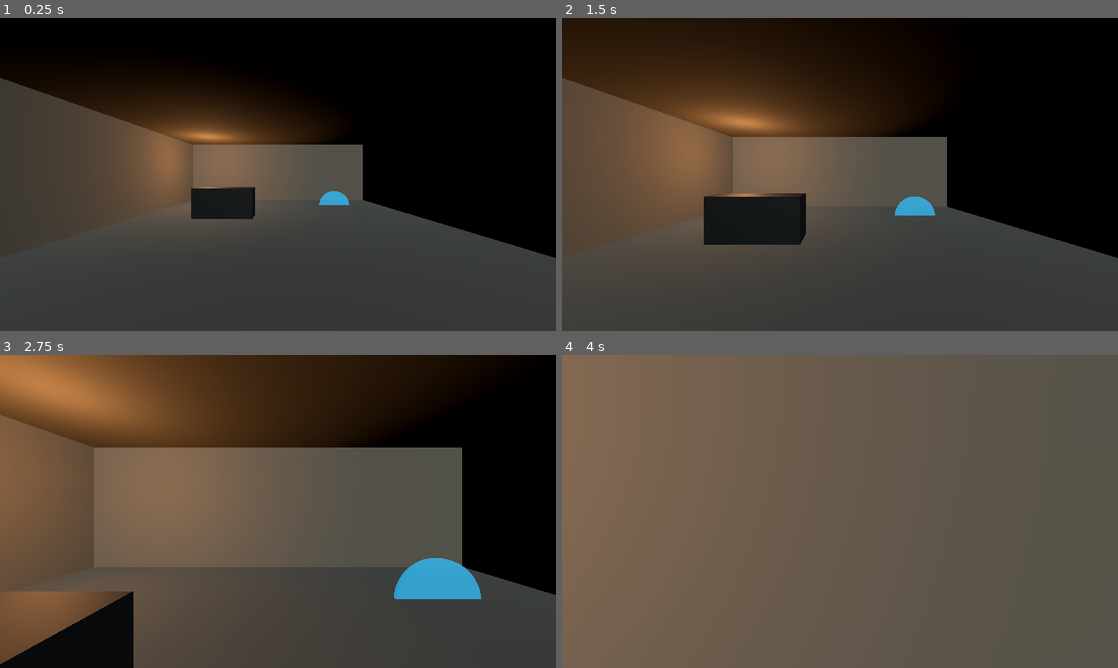
Above: before the commit, frames 1-4 (two rows, left to right).
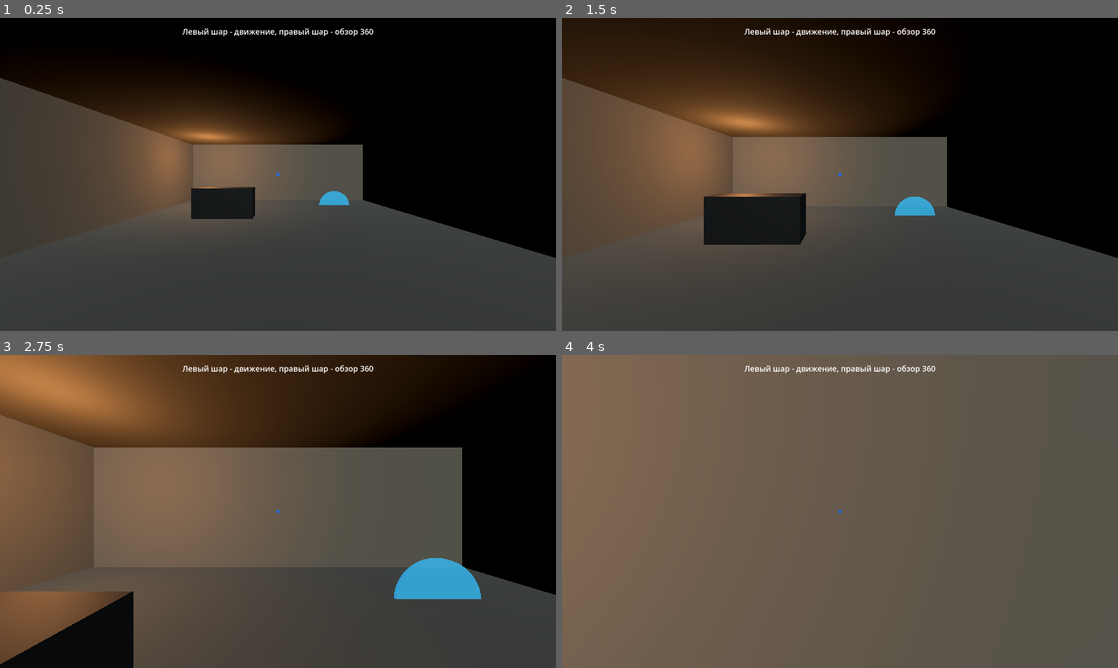
Above: after the commit, the same moments.

Repository: mallstorm/VirtualExplorer3d
Game: Godot game, scene res://scenes/Main.tscn
Same seed, same stepped clock (60 frames per second), same inputs: the game is played once before the commit and once after it.
Inputs (mouse positions are in pixels of both pictures, inside the frame that each line leads up to):
- Up to frame 1 (0.25 s): no input
- Up to frame 2 (1.5 s): tap Enter at 0.5 s; move the mouse to (867, 174) at 0.52 s; hold W (move_forward) from 0.53 s (still down); tap E (interact) at 0.6, 1.35 s; move the mouse to (812, 174) at 1.27 s
- Up to frame 3 (2.75 s): keep holding W (move_forward); move the mouse to (289, 505) at 2.02 s; tap G (toggle_gyro) at 2.1 s; tap E (interact) at 2.3 s
- Up to frame 4 (4 s): keep holding W (move_forward); move the mouse to (834, 517) at 2.77 s; tap V (toggle_vr) at 2.85 s; tap E (interact) at 3.05, 3.8 s; move the mouse to (878, 514) at 3.52 s; tap Enter at 3.6 s

The runs differ from the first frame. In frame 1, 0.4% of the frame differs, in the area x 32-68%, y 3-51%; in frame 2, 0.4%; in frame 3, 0.4%; in frame 4, 0.3%.

Commit message:
Добавить landscape управление Android

Diff:
--- a/Core/InputManager/input_manager.gd
+++ b/Core/InputManager/input_manager.gd
@@ -13,13 +13,11 @@
 
 var touch_move := Vector2.ZERO
 var touch_look := Vector2.ZERO
+var touch_interact_requested := false
 var gyro_enabled := false
 
 func _ready() -> void:
 	_register_default_actions()
-
-func _process(_delta: float) -> void:
-	touch_look = Vector2.ZERO
 
 func _register_default_actions() -> void:
 	for action in ACTION_KEYS.keys():
@@ -46,13 +44,23 @@
 func set_touch_move(value: Vector2) -> void:
 	touch_move = value.limit_length(1.0)
 
+func set_touch_look(value: Vector2) -> void:
+	touch_look = value.limit_length(1.0)
+
 func add_touch_look(value: Vector2) -> void:
 	touch_look += value
 
-func consume_touch_look() -> Vector2:
-	var value := touch_look
-	touch_look = Vector2.ZERO
-	return value
+func get_touch_look() -> Vector2:
+	return touch_look.limit_length(1.0)
+
+func request_touch_interact() -> void:
+	touch_interact_requested = true
+
+func consume_touch_interact() -> bool:
+	if not touch_interact_requested:
+		return false
+	touch_interact_requested = false
+	return true
 
 func set_gyro_enabled(value: bool) -> void:
 	gyro_enabled = value
--- a/Player/interaction_system.gd
+++ b/Player/interaction_system.gd
@@ -15,7 +15,7 @@
 	if data != current_data:
 		current_data = data
 		focus_changed.emit(current_data)
-	if Input.is_action_just_pressed("interact") and not current_data.is_empty():
+	if (Input.is_action_just_pressed("interact") or InputManager.consume_touch_interact()) and not current_data.is_empty():
 		interaction_requested.emit(current_data)
 
 func _read_target_data() -> Dictionary:
--- a/Player/player_controller.gd
+++ b/Player/player_controller.gd
@@ -4,9 +4,10 @@
 @export var acceleration := 10.0
 @export var mouse_sensitivity := 0.002
 @export var touch_sensitivity := 0.006
+@export var touch_look_speed := 2.2
 @export var camera_height := 1.75
-@export var min_pitch := -1.35
-@export var max_pitch := 1.35
+@export var min_pitch := -1.52
+@export var max_pitch := 1.52
 
 @onready var camera_pivot: Node3D = $CameraPivot
 @onready var camera: Camera3D = $CameraPivot/Camera3D
@@ -36,7 +37,7 @@
 		look_touch_index = -1
 
 func _physics_process(delta: float) -> void:
-	var input_vec := InputManager.get_move_vector()
+	var input_vec: Vector2 = InputManager.get_move_vector()
 	var direction := (global_transform.basis * Vector3(input_vec.x, 0.0, input_vec.y)).normalized()
 	var target_velocity := direction * speed
 
@@ -48,14 +49,22 @@
 		velocity.y = -0.05
 
 	move_and_slide()
+	_apply_touch_look(delta)
 	_apply_gyro(delta)
 
 func _apply_look(delta_pixels: Vector2) -> void:
 	rotate_y(-delta_pixels.x)
 	camera_pivot.rotation.x = clamp(camera_pivot.rotation.x - delta_pixels.y, min_pitch, max_pitch)
 
+func _apply_touch_look(delta: float) -> void:
+	var look: Vector2 = InputManager.get_touch_look()
+	if look.length() < 0.001:
+		return
+	rotate_y(-look.x * touch_look_speed * delta)
+	camera_pivot.rotation.x = clamp(camera_pivot.rotation.x - look.y * touch_look_speed * delta, min_pitch, max_pitch)
+
 func _apply_gyro(delta: float) -> void:
-	var gyro := InputManager.get_gyro_rotation()
+	var gyro: Vector3 = InputManager.get_gyro_rotation()
 	if gyro.length() < 0.001:
 		return
 	rotate_y(-gyro.y * delta * 0.6)
--- a/UI/hud.gd
+++ b/UI/hud.gd
@@ -4,17 +4,22 @@
 @onready var info_panel: PanelContainer = $Root/InformationPanel
 @onready var info_title: Label = $Root/InformationPanel/Margin/VBox/Title
 @onready var info_body: Label = $Root/InformationPanel/Margin/VBox/Body
-@onready var joystick: Control = $Root/TouchJoystick
+@onready var left_joystick: Control = $Root/LeftMoveJoystick
+@onready var right_joystick: Control = $Root/RightLookJoystick
+@onready var action_button: Button = $Root/ActionButton
 
 var player: Node = null
 
 func _ready() -> void:
 	info_panel.visible = false
+	action_button.pressed.connect(_on_action_pressed)
 	_connect_player.call_deferred()
 
 func _process(_delta: float) -> void:
 	if OS.get_name() != "Android":
-		joystick.visible = false
+		left_joystick.visible = false
+		right_joystick.visible = false
+		action_button.visible = false
 
 func _connect_player() -> void:
 	player = get_tree().get_first_node_in_group("player")
@@ -30,8 +35,10 @@
 func _on_focus_changed(data: Dictionary) -> void:
 	if data.is_empty():
 		hint_label.text = ""
+		action_button.disabled = true
 		return
-	hint_label.text = "%s  [E]" % data.get("name", "Объект")
+	hint_label.text = "%s" % data.get("name", "Объект")
+	action_button.disabled = false
 
 func _on_interaction_requested(data: Dictionary) -> void:
 	info_title.text = data.get("name", "Информация")
@@ -43,3 +50,6 @@
 
 func _on_close_pressed() -> void:
 	info_panel.visible = false
+
+func _on_action_pressed() -> void:
+	InputManager.request_touch_interact()
--- a/UI/hud.tscn
+++ b/UI/hud.tscn
@@ -1,7 +1,61 @@
-[gd_scene load_steps=4 format=3 uid="uid://virtual_explorer_hud"]
+[gd_scene load_steps=10 format=3 uid="uid://virtual_explorer_hud"]
 
 [ext_resource type="Script" path="res://UI/hud.gd" id="1_hud"]
 [ext_resource type="Script" path="res://UI/touch_joystick.gd" id="2_joystick"]
+
+[sub_resource type="StyleBoxFlat" id="style_pad_base"]
+bg_color = Color(0.05, 0.06, 0.07, 0.42)
+border_width_left = 2
+border_width_top = 2
+border_width_right = 2
+border_width_bottom = 2
+border_color = Color(0.65, 0.78, 0.95, 0.22)
+corner_radius_top_left = 96
+corner_radius_top_right = 96
+corner_radius_bottom_right = 96
+corner_radius_bottom_left = 96
+
+[sub_resource type="StyleBoxFlat" id="style_move_knob"]
+bg_color = Color(0.78, 0.88, 0.98, 0.72)
+corner_radius_top_left = 34
+corner_radius_top_right = 34
+corner_radius_bottom_right = 34
+corner_radius_bottom_left = 34
+
+[sub_resource type="StyleBoxFlat" id="style_look_knob"]
+bg_color = Color(0.3, 0.58, 1, 0.78)
+corner_radius_top_left = 34
+corner_radius_top_right = 34
+corner_radius_bottom_right = 34
+corner_radius_bottom_left = 34
+
+[sub_resource type="StyleBoxFlat" id="style_action"]
+bg_color = Color(0.1, 0.42, 1, 0.82)
+corner_radius_top_left = 22
+corner_radius_top_right = 22
+corner_radius_bottom_right = 22
+corner_radius_bottom_left = 22
+
+[sub_resource type="StyleBoxFlat" id="style_action_pressed"]
+bg_color = Color(0.05, 0.28, 0.7, 0.9)
+corner_radius_top_left = 22
+corner_radius_top_right = 22
+corner_radius_bottom_right = 22
+corner_radius_bottom_left = 22
+
+[sub_resource type="StyleBoxFlat" id="style_action_disabled"]
+bg_color = Color(0.15, 0.16, 0.18, 0.45)
+corner_radius_top_left = 22
+corner_radius_top_right = 22
+corner_radius_bottom_right = 22
+corner_radius_bottom_left = 22
+
+[sub_resource type="StyleBoxFlat" id="style_panel"]
+bg_color = Color(0.03, 0.035, 0.04, 0.88)
+corner_radius_top_left = 8
+corner_radius_top_right = 8
+corner_radius_bottom_right = 8
+corner_radius_bottom_left = 8
 
 [node name="HUD" type="CanvasLayer"]
 script = ExtResource("1_hud")
@@ -14,45 +68,123 @@
 grow_horizontal = 2
 grow_vertical = 2
 
+[node name="TopHint" type="Label" parent="Root"]
+layout_mode = 1
+anchors_preset = 5
+anchor_left = 0.5
+anchor_right = 0.5
+offset_left = -300.0
+offset_top = 18.0
+offset_right = 300.0
+offset_bottom = 54.0
+theme_override_font_sizes/font_size = 18
+text = "Левый шар - движение, правый шар - обзор 360"
+horizontal_alignment = 1
+
+[node name="CenterReticle" type="Panel" parent="Root"]
+layout_mode = 1
+anchors_preset = 8
+anchor_left = 0.5
+anchor_top = 0.5
+anchor_right = 0.5
+anchor_bottom = 0.5
+offset_left = -4.0
+offset_top = -4.0
+offset_right = 4.0
+offset_bottom = 4.0
+theme_override_styles/panel = SubResource("style_action")
+
 [node name="Hint" type="Label" parent="Root"]
 layout_mode = 1
 anchors_preset = 8
 anchor_left = 0.5
-anchor_top = 0.9
-anchor_right = 0.5
-anchor_bottom = 0.9
-offset_left = -220.0
-offset_top = -20.0
-offset_right = 220.0
-offset_bottom = 20.0
+anchor_top = 0.84
+anchor_right = 0.5
+anchor_bottom = 0.84
+offset_left = -260.0
+offset_top = -18.0
+offset_right = 260.0
+offset_bottom = 18.0
 horizontal_alignment = 1
 theme_override_font_sizes/font_size = 22
 
-[node name="TouchJoystick" type="Control" parent="Root"]
+[node name="LeftMoveJoystick" type="Control" parent="Root"]
 layout_mode = 1
 anchors_preset = 1
 anchor_left = 0.0
 anchor_top = 1.0
 anchor_right = 0.0
 anchor_bottom = 1.0
-offset_left = 36.0
-offset_top = -208.0
-offset_right = 208.0
-offset_bottom = -36.0
+offset_left = 48.0
+offset_top = -214.0
+offset_right = 220.0
+offset_bottom = -42.0
 script = ExtResource("2_joystick")
-
-[node name="Base" type="ColorRect" parent="Root/TouchJoystick"]
+control_mode = "move"
+radius = 72.0
+
+[node name="Base" type="Panel" parent="Root/LeftMoveJoystick"]
+mouse_filter = 2
 layout_mode = 1
 anchors_preset = 15
 anchor_right = 1.0
 anchor_bottom = 1.0
-color = Color(0.1, 0.12, 0.14, 0.35)
-
-[node name="Knob" type="ColorRect" parent="Root/TouchJoystick"]
+theme_override_styles/panel = SubResource("style_pad_base")
+
+[node name="Knob" type="Panel" parent="Root/LeftMoveJoystick"]
+mouse_filter = 2
 layout_mode = 0
-offset_right = 54.0
-offset_bottom = 54.0
-color = Color(0.8, 0.9, 1, 0.55)
+offset_right = 62.0
+offset_bottom = 62.0
+theme_override_styles/panel = SubResource("style_move_knob")
+
+[node name="RightLookJoystick" type="Control" parent="Root"]
+layout_mode = 1
+anchors_preset = 3
+anchor_left = 1.0
+anchor_top = 1.0
+anchor_right = 1.0
+anchor_bottom = 1.0
+offset_left = -220.0
+offset_top = -214.0
+offset_right = -48.0
+offset_bottom = -42.0
+script = ExtResource("2_joystick")
+control_mode = "look"
+radius = 72.0
+
+[node name="Base" type="Panel" parent="Root/RightLookJoystick"]
+mouse_filter = 2
+layout_mode = 1
+anchors_preset = 15
+anchor_right = 1.0
+anchor_bottom = 1.0
+theme_override_styles/panel = SubResource("style_pad_base")
+
+[node name="Knob" type="Panel" parent="Root/RightLookJoystick"]
+mouse_filter = 2
+layout_mode = 0
+offset_right = 62.0
+offset_bottom = 62.0
+theme_override_styles/panel = SubResource("style_look_knob")
+
+[node name="ActionButton" type="Button" parent="Root"]
+disabled = true
+layout_mode = 1
+anchors_preset = 3
+anchor_left = 1.0
+anchor_top = 1.0
+anchor_right = 1.0
+anchor_bottom = 1.0
+offset_left = -208.0
+offset_top = -286.0
+offset_right = -60.0
+offset_bottom = -236.0
+theme_override_font_sizes/font_size = 18
+theme_override_styles/normal = SubResource("style_action")
+theme_override_styles/pressed = SubResource("style_action_pressed")
+theme_override_styles/disabled = SubResource("style_action_disabled")
+text = "Действие"
 
 [node name="InformationPanel" type="PanelContainer" parent="Root"]
 visible = false
@@ -62,16 +194,17 @@
 anchor_top = 0.5
 anchor_right = 0.5
 anchor_bottom = 0.5
-offset_left = -280.0
-offset_top = -120.0
-offset_right = 280.0
-offset_bottom = 120.0
+offset_left = -310.0
+offset_top = -125.0
+offset_right = 310.0
+offset_bottom = 125.0
+theme_override_styles/panel = SubResource("style_panel")
 
 [node name="Margin" type="MarginContainer" parent="Root/InformationPanel"]
 layout_mode = 2
-theme_override_constants/margin_left = 18
+theme_override_constants/margin_left = 20
 theme_override_constants/margin_top = 16
-theme_override_constants/margin_right = 18
+theme_override_constants/margin_right = 20
 theme_override_constants/margin_bottom = 16
 
 [node name="VBox" type="VBoxContainer" parent="Root/InformationPanel/Margin"]
@@ -87,6 +220,7 @@
 
 [node name="Close" type="Button" parent="Root/InformationPanel/Margin/VBox"]
 layout_mode = 2
+theme_override_font_sizes/font_size = 18
 text = "Закрыть"
 
 [connection signal="pressed" from="Root/InformationPanel/Margin/VBox/Close" to="." method="_on_close_pressed"]
--- a/UI/touch_joystick.gd
+++ b/UI/touch_joystick.gd
@@ -1,8 +1,10 @@
 extends Control
 
+@export_enum("move", "look") var control_mode := "move"
 @export var radius := 82.0
+@export var dead_zone := 0.05
 
-@onready var knob: ColorRect = $Knob
+@onready var knob: Control = $Knob
 
 var active_index := -1
 var origin := Vector2.ZERO
@@ -11,6 +13,9 @@
 	origin = size * 0.5
 	knob.position = origin - knob.size * 0.5
 
+func _exit_tree() -> void:
+	_set_value(Vector2.ZERO)
+
 func _gui_input(event: InputEvent) -> void:
 	if event is InputEventScreenTouch:
 		if event.pressed and active_index == -1:
@@ -18,7 +23,7 @@
 			_update_drag(event.position)
 		elif not event.pressed and event.index == active_index:
 			active_index = -1
-			InputManager.set_touch_move(Vector2.ZERO)
+			_set_value(Vector2.ZERO)
 			knob.position = origin - knob.size * 0.5
 	if event is InputEventScreenDrag and event.index == active_index:
 		_update_drag(event.position)
@@ -26,4 +31,13 @@
 func _update_drag(position: Vector2) -> void:
 	var delta := (position - origin).limit_length(radius)
 	knob.position = origin + delta - knob.size * 0.5
-	InputManager.set_touch_move(Vector2(delta.x / radius, delta.y / radius))
+	var value := Vector2(delta.x / radius, delta.y / radius)
+	if value.length() < dead_zone:
+		value = Vector2.ZERO
+	_set_value(value)
+
+func _set_value(value: Vector2) -> void:
+	if control_mode == "look":
+		InputManager.set_touch_look(value)
+	else:
+		InputManager.set_touch_move(value)
--- a/project.godot
+++ b/project.godot
@@ -24,7 +24,7 @@
 
 window/size/viewport_width=1280
 window/size/viewport_height=720
-window/handheld/orientation=1
+window/handheld/orientation=4
 
 [input_devices]
 
